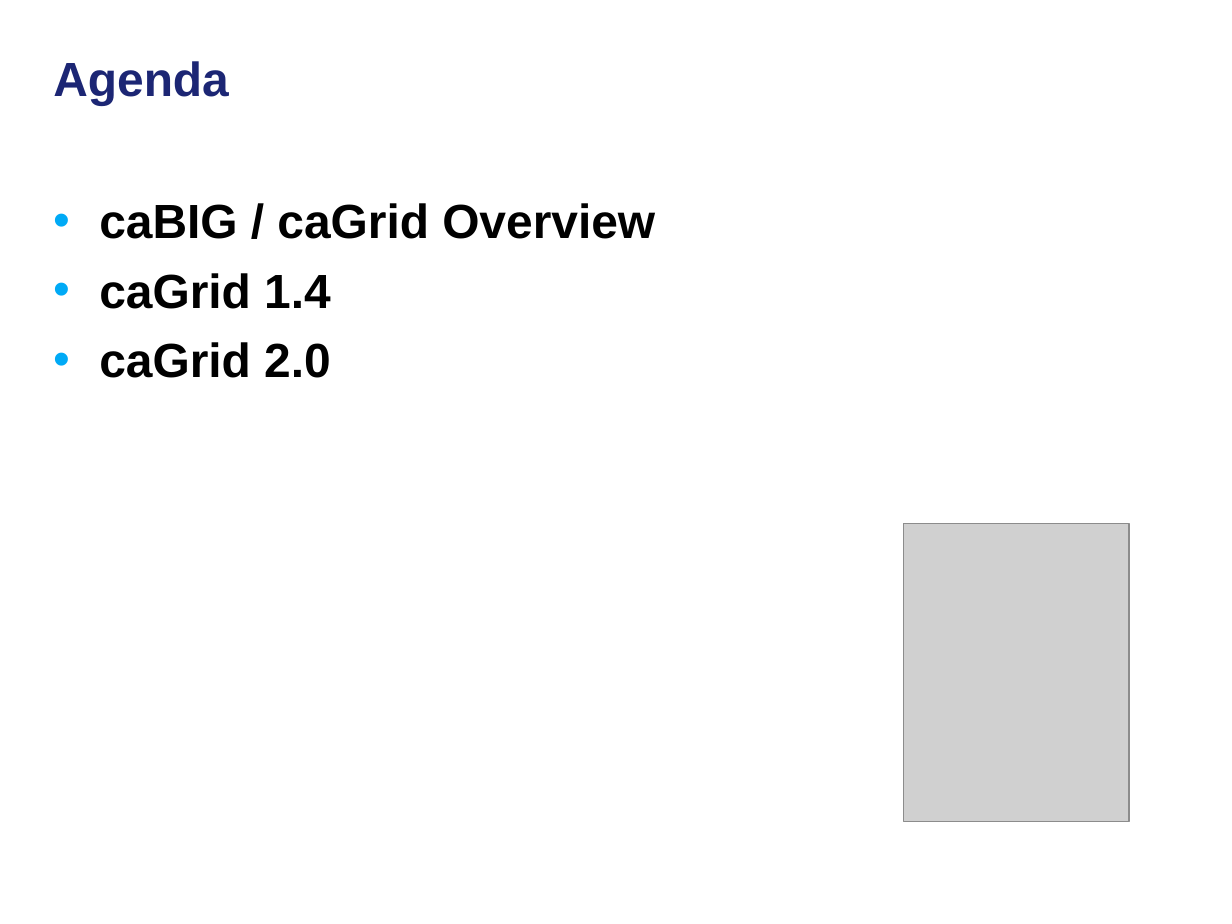
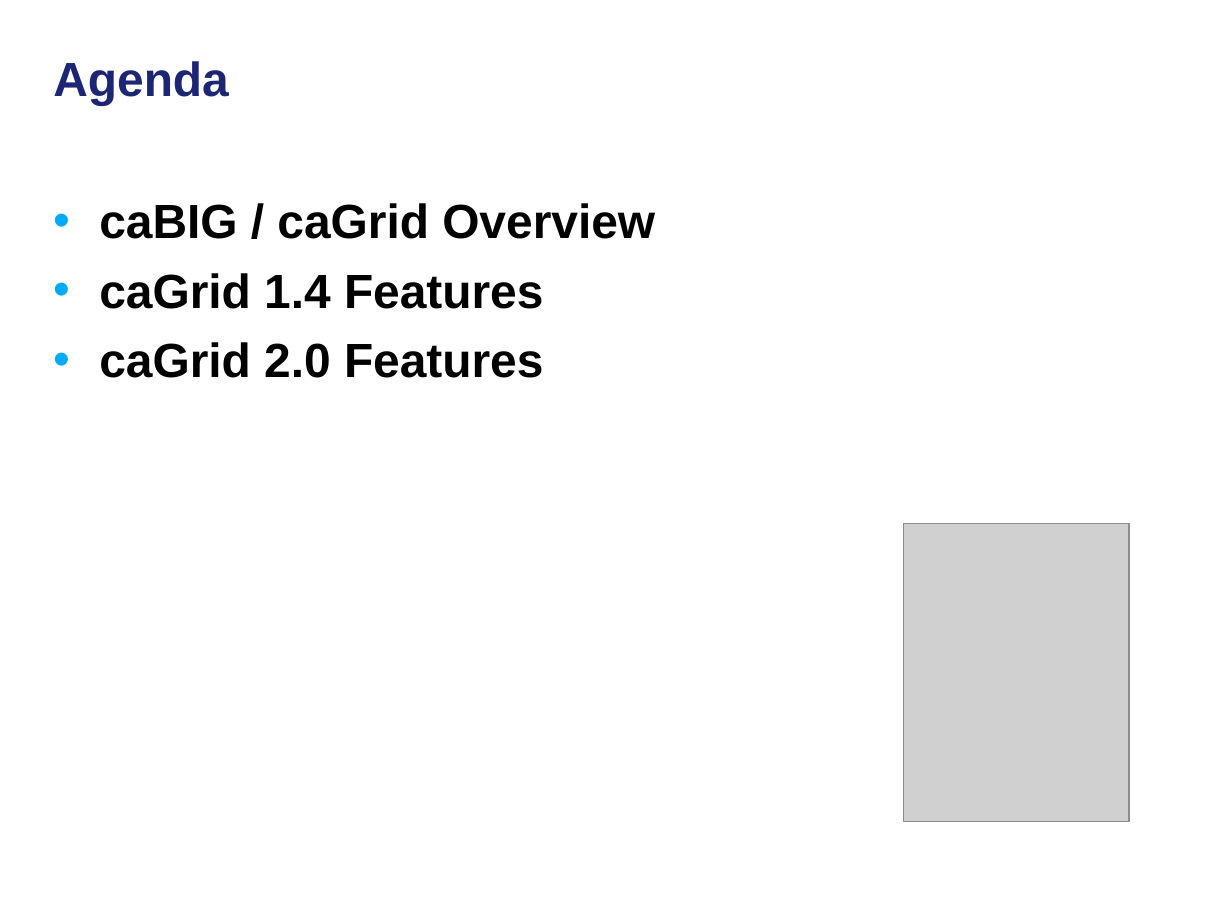
Before and after one commit to NCIP/cagrid-docs, a slide deck: slide 2 of general/presentations/overview/caGrid-Overview-and-Roadmap-GlobusWorld2010.ppt. Drawn at 1232x924 pixels with LibreOffice and Linux fonts; fonts in the diff are those of the drawing; grey boxes stand for pictures; background and template pictures are left out. Boxes give left, top, right and bottom in pixels: in the first picture for what was removed or moved away, otherwise in the second. Text is boxed around its words. In the diff, an @@ line names an element or a change of style, - is before the commit and + after.

```diff
--- a/general/presentations/overview/caGrid-Overview-and-Roadmap-GlobusWorld2010.ppt
+++ b/general/presentations/overview/caGrid-Overview-and-Roadmap-GlobusWorld2010.ppt
@@ text at (99,273,543,378): text changed @@
-• caGrid 1.4
-• caGrid 2.0
+• caGrid 1.4 Features
+• caGrid 2.0 Features
```
Also in this commit, not shown: 8 other slides changed, 3 slides added.
